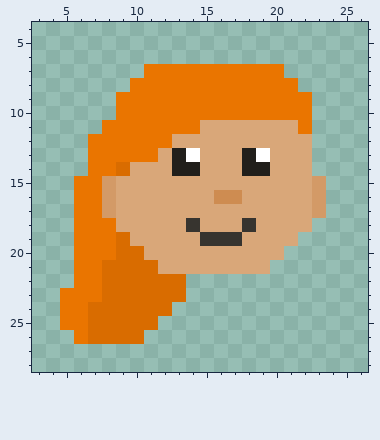
Pixel-art sprite, stored at Sprites/Chef 4.png. Above: the version before the commit.
The file is 32x32 pixels. Colours within 5 levels of each other are drawn and written as one. Shown: x 3..26, y 4..28.
After:
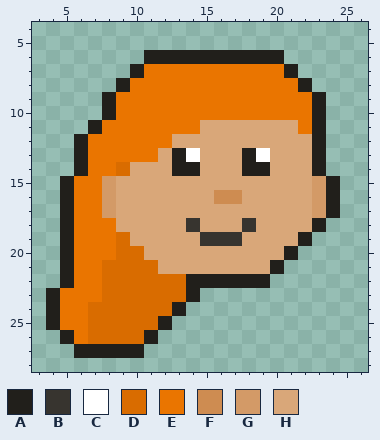
Palette (. is transparent): A #211f1b  B #37342f  C #ffffff  D #d96c00  E #ea7500  F #ce8c51  G #d39a67  H #d9a779
The exact change:
The author put colour A in row 6 at x 11 to 20; in row 7 at x 10 and 21; in row 8 at x 9 and 22; in rows 9 to 10 at x 8 and 23; in row 11 at x 7 and 23; in rows 12 to 14 at x 6 and 23.
The author put colour A in rows 15 to 17 at x 5 and 24; in row 18 at x 5 and 23; in row 19 at x 5 and 22; in row 20 at x 5 and 21; in row 21 at x 5 and 20; in row 22 at x 5 and 14 to 19.
The author put colour A in row 23 at x 4 and 14; in row 24 at x 4 and 13; in row 25 at x 4 and 12; in row 26 at x 5 and 11; in row 27 at x 6 to 10.
